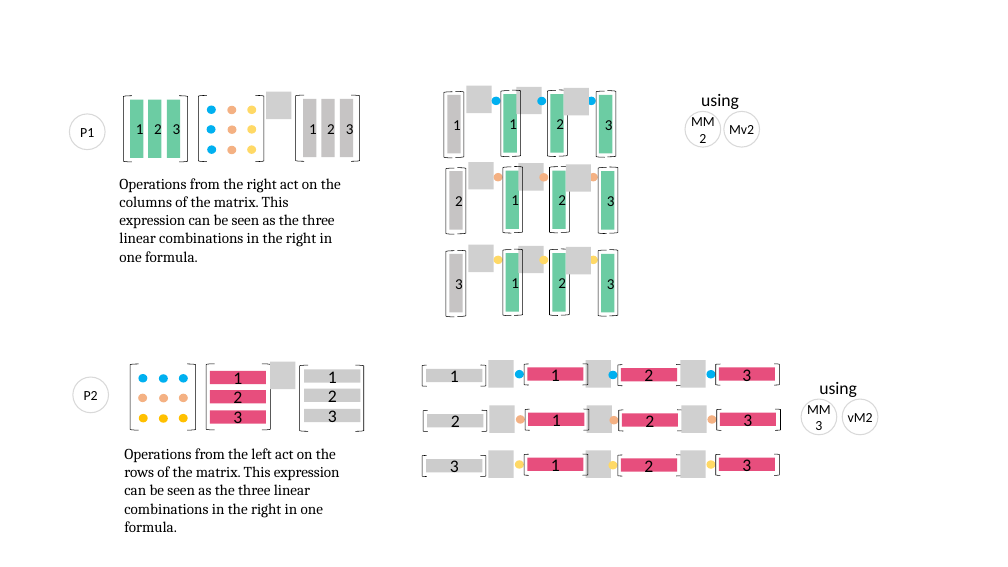
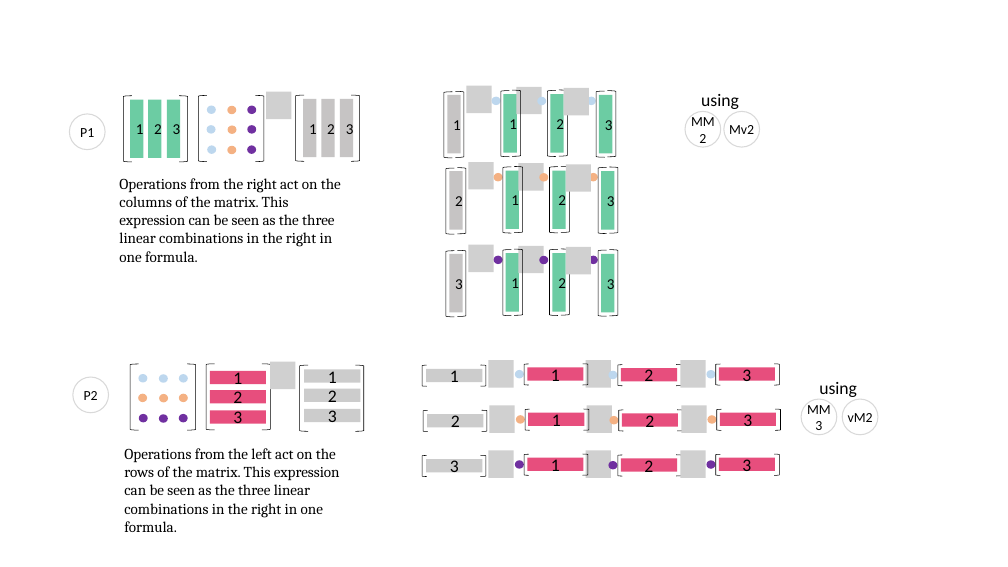
Before and after one commit to kenjihiranabe/The-Art-of-Linear-Algebra, a slide deck: slide 18 of Illustrations.pptx. Drawn at 1008x567 pixels with LibreOffice and Linux fonts; fonts in the diff are those of the drawing; grey boxes stand for pictures. Boxes give left, top, right and bottom in pixels: in the first picture for what was removed or moved away, otherwise in the second. Text is boxed around its words. In the diff, an @@ line names an element or a change of style, - is before the commit and + after.

```diff
--- a/Illustrations.pptx
+++ b/Illustrations.pptx
@@ fill #00B0F0 to #BDD7EE in 12 elements at [207, 106, 216, 114], [206, 126, 216, 134], [207, 145, 216, 154], [138, 374, 147, 383], [159, 374, 168, 383], [179, 374, 188, 383], [492, 97, 501, 105], [538, 97, 547, 105], [587, 97, 596, 105], [515, 370, 524, 378], [609, 371, 618, 379], [706, 370, 715, 378] @@
@@ fill #FFC000 to #7030A0 in 3 elements at [178, 414, 188, 423], [139, 414, 148, 423], [159, 414, 168, 423] @@
@@ fill #FFD966 to #7030A0 in 9 elements at [247, 145, 256, 154], [247, 106, 256, 114], [247, 126, 256, 134], [494, 256, 503, 264], [539, 256, 548, 264], [589, 256, 598, 264], [515, 461, 524, 469], [609, 461, 618, 470], [706, 461, 715, 469] @@
```
Also in this commit, not shown: 10 other slides changed, 54 other files.
